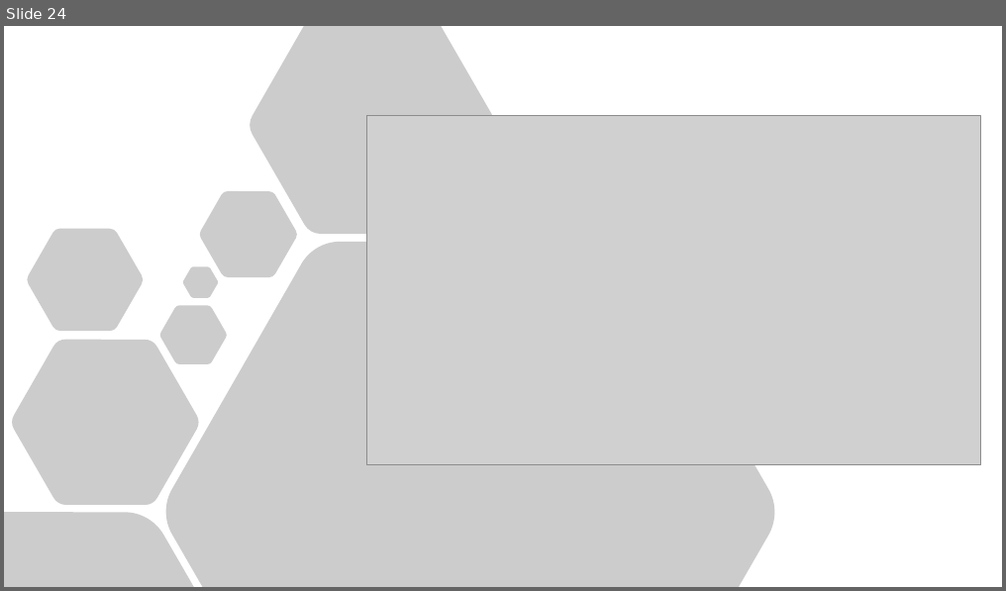
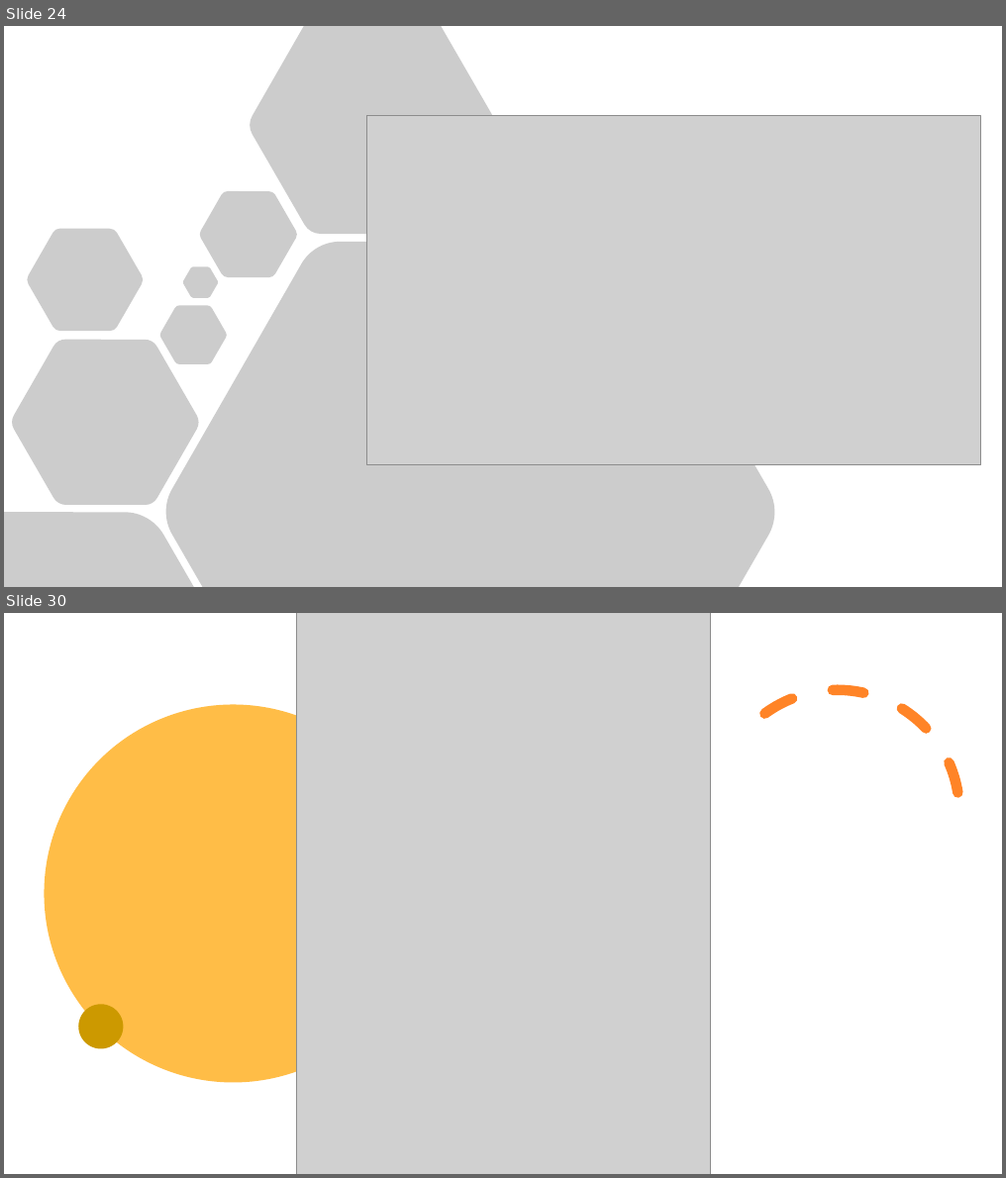
Before and after one commit to marianabetancur18/Ingenieria_Software, a slide deck: Semana 14-18 septiembre/Semana 4.pptx. Shown one above the other, each under a label of ours: slide 24 before the commit, slides 24 and 30 after it; the slides between them are not shown. The pictures are 1006x591 and 1006x1178 pixels, drawn with LibreOffice and Linux fonts; fonts in the diff are those of the drawing; grey boxes stand for pictures. Boxes give left, top, right and bottom in pixels: in the first picture for what was removed or moved away, otherwise in the second. Text is boxed around its words. In the diff, an @@ line names an element or a change of style, - is before the commit and + after.

```diff
--- a/Semana 14-18 septiembre/Semana 4.pptx
+++ b/Semana 14-18 septiembre/Semana 4.pptx
@@ slide 30 added at [4,613,1002,1174], background #FFFFFF @@
@@ picture added at [296,613,710,1174] @@
@@ arc (boxed as its full ellipse) added at [670,646,1002,979], outline #FF8427 10 pt dashed @@
@@ ellipse added at [44,704,422,1082], fill #FFBD47 @@
@@ ellipse added at [79,1004,124,1050], fill #CC9900 @@
```
Also in this commit, not shown: 3 slides changed, 10 other slides added, 1 slide removed.
